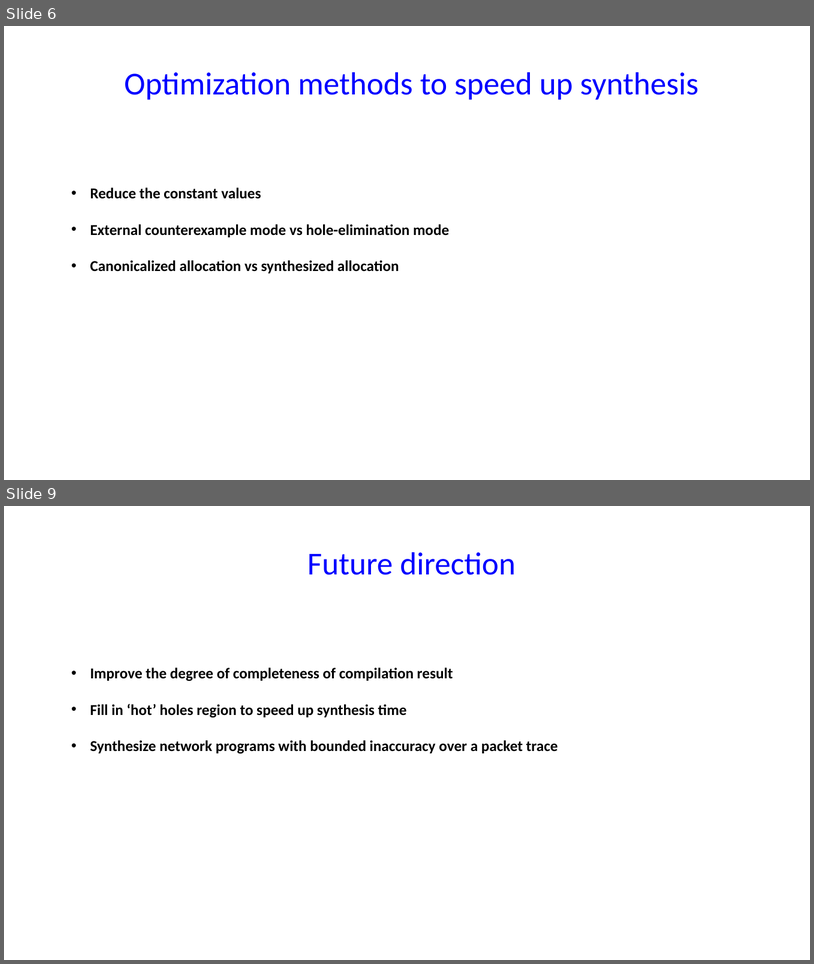
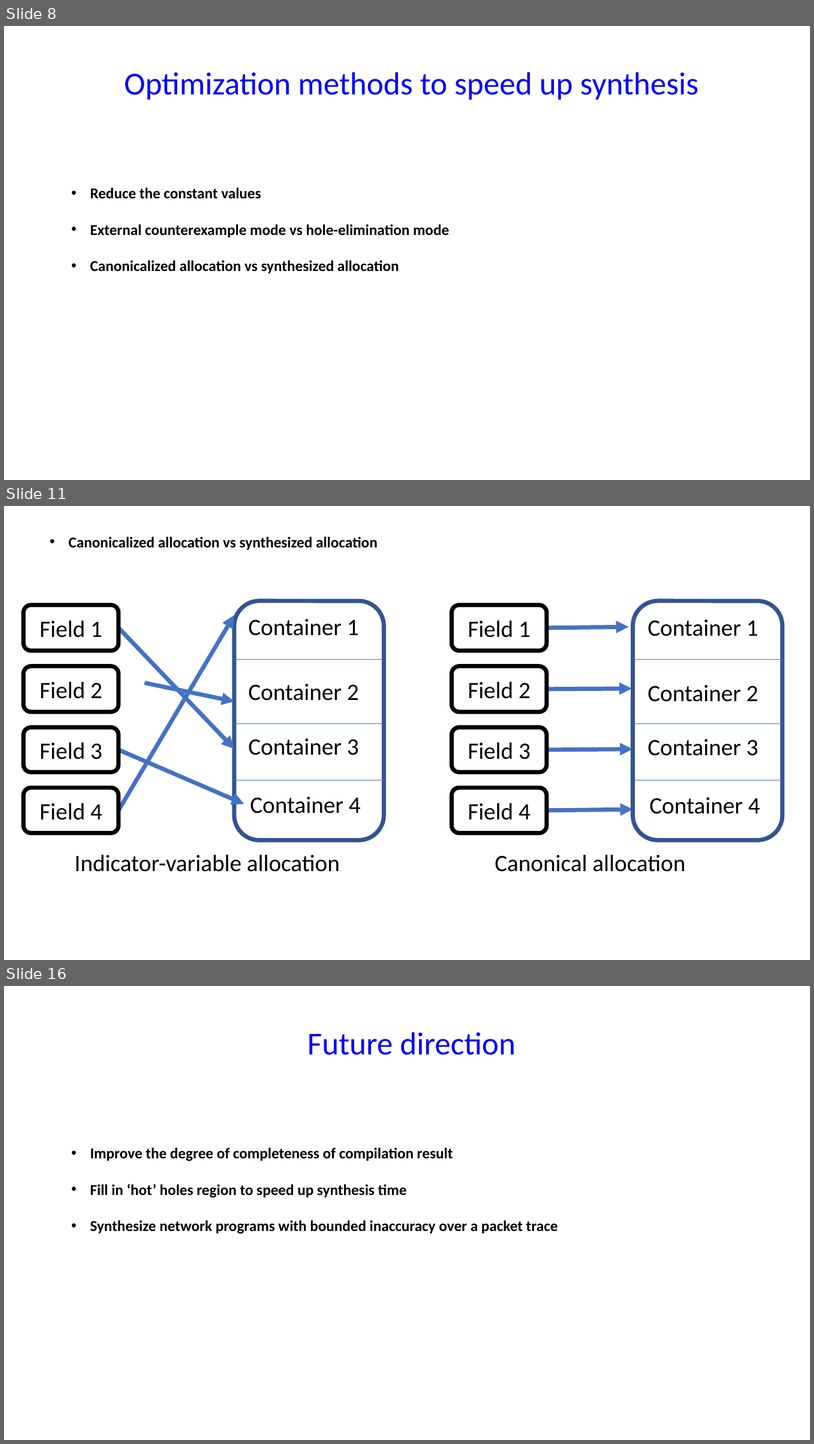
Before and after one commit to chipmunk-project/chipmunk_talk, a slide deck: HotNets_talk.pptx. Shown one above the other, each under a label of ours: slides 6 and 9 before the commit, slides 8, 11 and 16 after it; the slides between them are not shown. The pictures are 814x964 and 814x1444 pixels, drawn with LibreOffice and Linux fonts; fonts in the diff are those of the drawing. Boxes give left, top, right and bottom in pixels: in the first picture for what was removed or moved away, otherwise in the second. Text is boxed around its words. In the diff, an @@ line names an element or a change of style, - is before the commit and + after.

```diff
--- a/HotNets_talk.pptx
+++ b/HotNets_talk.pptx
@@ slide 11 added at (4,506,810,960), background #FFFFFF @@
@@ text added at (69,537,378,550), 18 pt, text #000000, bold @@
+• Canonicalized allocation vs synthesized allocation
@@ rounded rectangle added at (23,605,119,651), outline #000000 5 pt, 28 pt, text #000000 @@
+Field 1
@@ rounded rectangle added at (452,605,546,651), outline #000000 5 pt, 28 pt, text #000000 @@
+Field 1
@@ arrow added from (119, 628) to (234, 748), #4472C4 5 pt @@
@@ arrow added from (119, 810) to (234, 615), #4472C4 5 pt @@
@@ text added at (248,619,359,636), 28 pt, text #000000 @@
+Container 1
@@ arrow added from (547, 628) to (629, 627), #4472C4 5 pt @@
@@ text added at (648,619,759,636), 28 pt, text #000000 @@
+Container 1
@@ rounded rectangle added at (23,666,119,712), outline #000000 5 pt, 28 pt, text #000000 @@
+Field 2
@@ group added at (234,601,385,840): 3 lines, 1 rounded rectangle @@
@@ rounded rectangle added at (452,666,546,712), outline #000000 5 pt, 28 pt, text #000000 @@
+Field 2
@@ group added at (633,601,784,840): 3 lines, 1 rounded rectangle @@
@@ arrow added from (145, 682) to (234, 702), #4472C4 5 pt @@
@@ text added at (248,684,359,700), 28 pt, text #000000 @@
+Container 2
@@ text added at (648,685,759,702), 28 pt, text #000000 @@
+Container 2
@@ arrow added from (547, 688) to (632, 688), #4472C4 5 pt @@
@@ rounded rectangle added at (23,727,119,772), outline #000000 5 pt, 28 pt, text #000000 @@
+Field 3
@@ text added at (248,738,359,755), 28 pt, text #000000 @@
+Container 3
@@ rounded rectangle added at (452,727,546,772), outline #000000 5 pt, 28 pt, text #000000 @@
+Field 3
@@ text added at (648,739,759,756), 28 pt, text #000000 @@
+Container 3
@@ arrow added from (119, 750) to (244, 804), #4472C4 5 pt @@
@@ arrow added from (547, 750) to (633, 749), #4472C4 5 pt @@
@@ rounded rectangle added at (23,787,119,832), outline #000000 5 pt, 28 pt, text #000000 @@
+Field 4
@@ rounded rectangle added at (452,787,546,832), outline #000000 5 pt, 28 pt, text #000000 @@
+Field 4
@@ text added at (250,796,361,813), 28 pt, text #000000 @@
+Container 4
@@ arrow added from (547, 810) to (633, 809), #4472C4 5 pt @@
@@ text added at (650,797,761,814), 28 pt, text #000000 @@
+Container 4
@@ text added at (75,854,340,871), 28 pt, text #000000 @@
+Indicator-variable allocation
@@ text added at (495,854,686,871), 28 pt, text #000000 @@
+Canonical allocation
@@ what was slide 6 is now slide 8 @@
@@ what was slide 9 is now slide 16 @@
```
Also in this commit, not shown: 2 slides changed, 8 other slides added, 2 slides removed.
